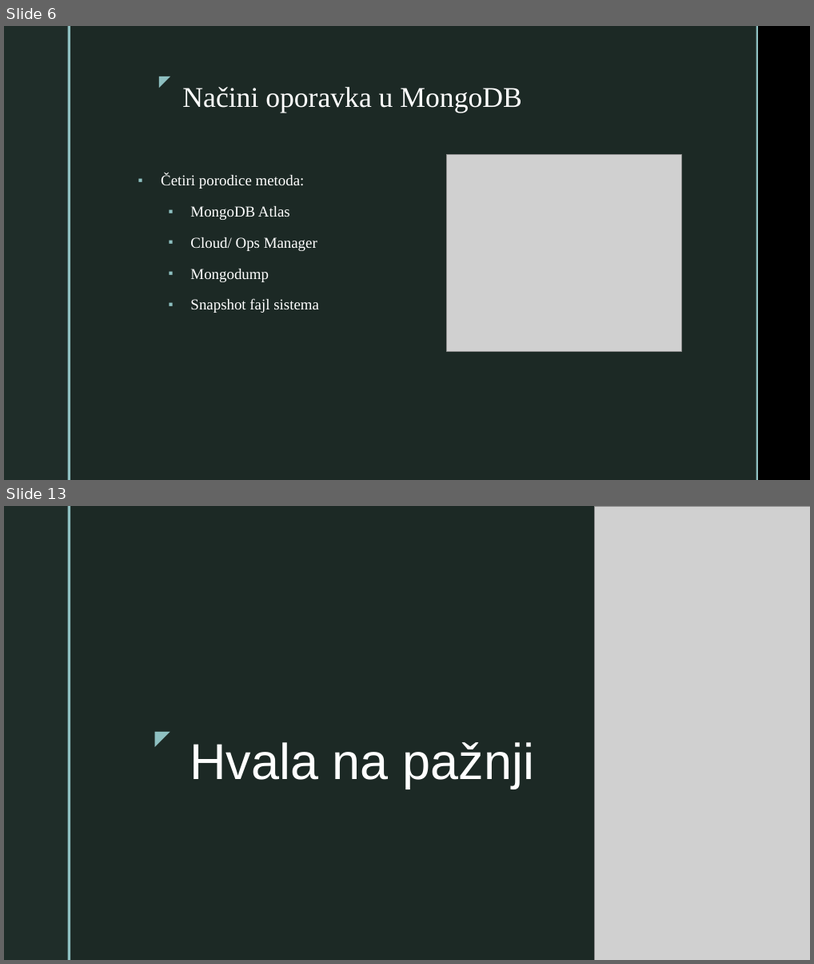
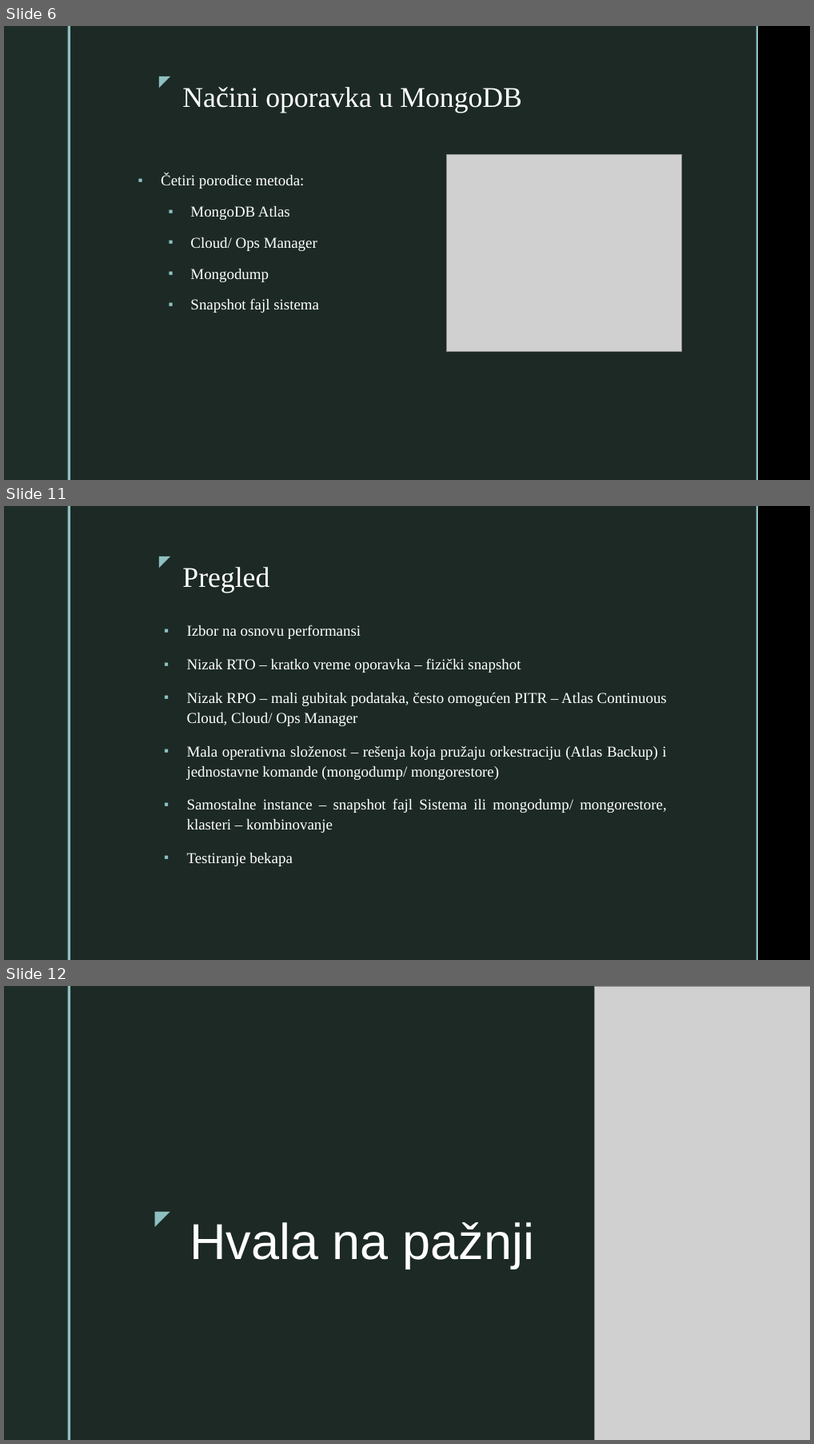
Before and after one commit to kristinajoks/backup-restore-mongodb, a slide deck: Backup i Restore MongoDB.pptx. Shown one above the other, each under a label of ours: slides 6 and 13 before the commit, slides 6, 11 and 12 after it; the slides between them are not shown. The pictures are 814x964 and 814x1444 pixels, drawn with LibreOffice and Linux fonts; fonts in the diff are those of the drawing; grey boxes stand for pictures; background and template pictures are left out. Boxes give left, top, right and bottom in pixels: in the first picture for what was removed or moved away, otherwise in the second. Text is boxed around its words. In the diff, an @@ line names an element or a change of style, - is before the commit and + after.

```diff
--- a/Backup i Restore MongoDB.pptx
+++ b/Backup i Restore MongoDB.pptx
@@ slide 11 added at (4,506,810,960), background picture (left out); not listed: 5 template elements that a slide beside it also shows @@
@@ title added at (182,567,270,593), 34 pt, text #FFFFFF @@
+Pregled
@@ text added at (187,624,667,866), 18 pt, text #FFFFFF @@
+▪ Izbor na osnovu performansi
+▪ Nizak RTO – kratko vreme oporavka – fizički snapshot
+▪ Nizak RPO – mali gubitak podataka, često omogućen PITR – Atlas Continuous Cloud, Cloud/ Ops Manager
+▪ Mala operativna složenost – rešenja koja pružaju orkestraciju (Atlas Backup) i jednostavne komande (mongodump/ mongorestore)
+▪ Samostalne instance – snapshot fajl Sistema ili mongodump/ mongorestore, klasteri – kombinovanje
+▪ Testiranje bekapa
@@ what was slide 13 is now slide 12 @@
```
Also in this commit, not shown: 2 slides changed, 2 other slides added, 4 slides removed.
